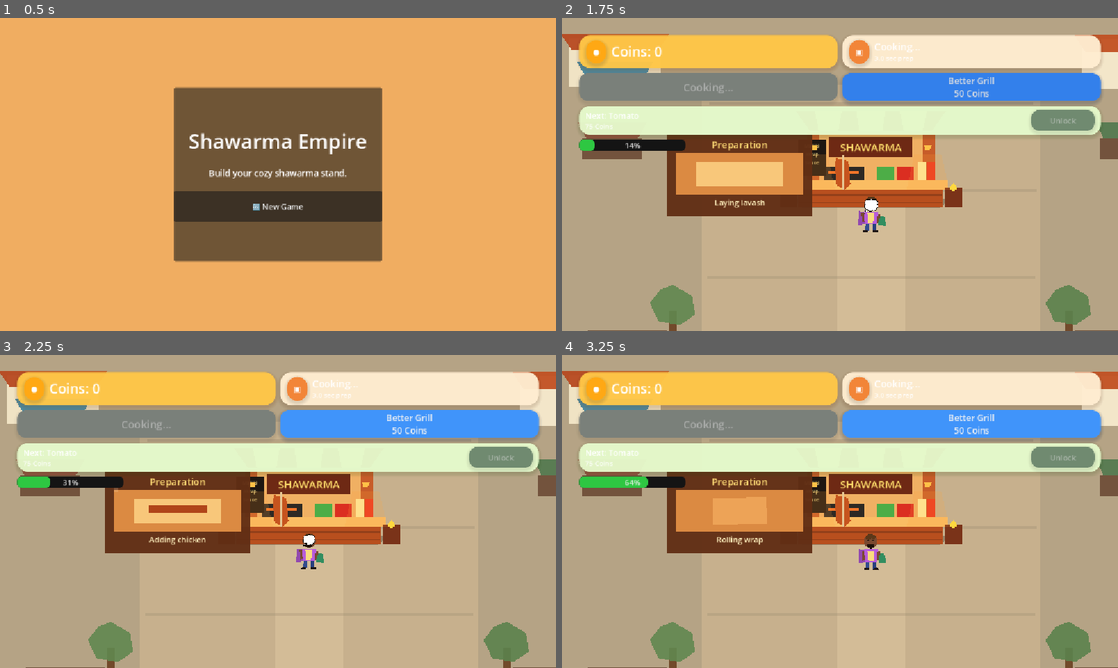
Above: before the commit, frames 1-4 (two rows, left to right).
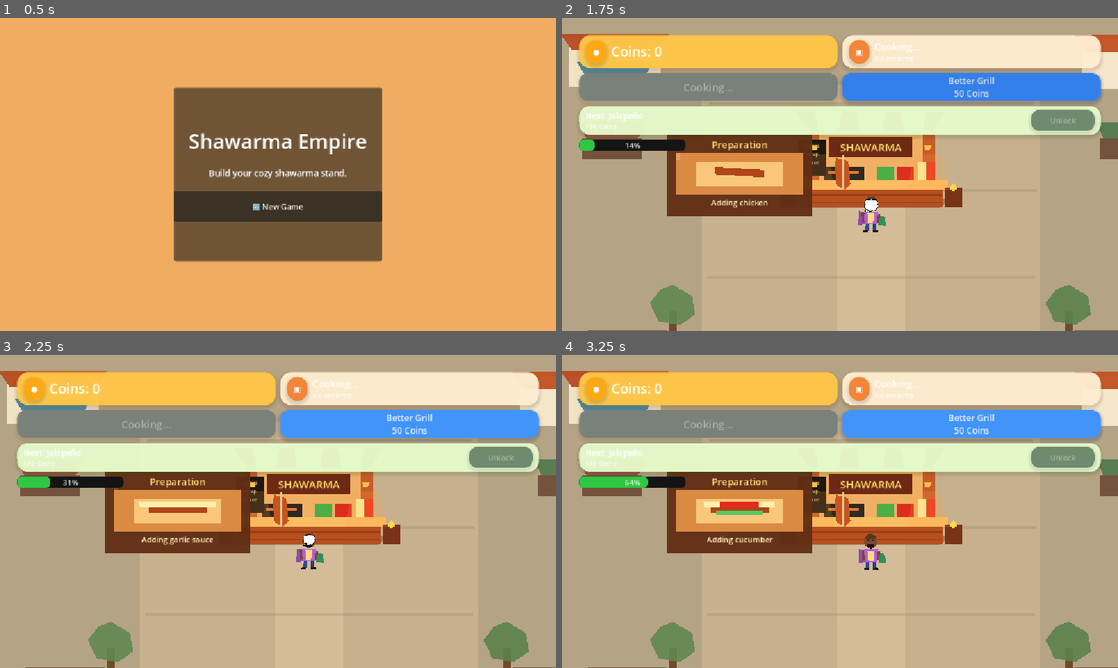
Above: after the commit, the same moments.

Repository: pyto159/ShawarmaEmpire
Game: Godot game, scene res://Scenes/MainMenu.tscn
Same seed, same stepped clock (60 frames per second), same inputs: the game is played once before the commit and once after it.
Inputs:
- Up to frame 1 (0.5 s): no input
- Up to frame 2 (1.75 s): click "🆕 New Game" at 0.5 s; click "Prepare" at 1.25 s
- Up to frame 3 (2.25 s): click "Better Grill 50 Coins" at 2 s
- Up to frame 4 (3.25 s): click "Better Grill 50 Coins" at 2.75 s

Frame 1 is identical in both runs. In frame 2, 0.4% of the frame differs, in the area x 4-37%, y 30-61%; in frame 3, 0.5%; in frame 4, 1.5%, in the area x 4-40%, y 30-61%.
Error in both runs: Cannot call method 'add_theme_stylebox_override' on a null value. (res://Scenes/MainMenu.gd:23)

Commit message:
Bind orders to unlocked ingredients

Diff:
--- a/shawarma-empire/Managers/IngredientManager.gd
+++ b/shawarma-empire/Managers/IngredientManager.gd
@@ -18,6 +18,8 @@
 	INGREDIENT_ID_LAVASH,
 	INGREDIENT_ID_CHICKEN,
 	INGREDIENT_ID_GARLIC_SAUCE,
+	INGREDIENT_ID_TOMATO,
+	INGREDIENT_ID_CUCUMBER,
 ]
 const INGREDIENT_DEFINITIONS: Dictionary = {
 	INGREDIENT_ID_LAVASH: {"display_name": "Lavash", "cost": 0},
@@ -30,8 +32,6 @@
 	INGREDIENT_ID_CHEESE: {"display_name": "Cheese", "cost": 300},
 }
 const INGREDIENT_UNLOCK_ORDER: Array[String] = [
-	INGREDIENT_ID_TOMATO,
-	INGREDIENT_ID_CUCUMBER,
 	INGREDIENT_ID_JALAPENO,
 	INGREDIENT_ID_SPICY_SAUCE,
 	INGREDIENT_ID_CHEESE,
--- a/shawarma-empire/Resources/Recipes/ClassicShawarma.tres
+++ b/shawarma-empire/Resources/Recipes/ClassicShawarma.tres
@@ -1,13 +1,15 @@
-[gd_resource type="Resource" script_class="Recipe" load_steps=5 format=3]
+[gd_resource type="Resource" script_class="Recipe" load_steps=7 format=3]
 
 [ext_resource type="Script" path="res://Scripts/Recipes/Recipe.gd" id="1_recipe"]
 [ext_resource type="Resource" path="res://Resources/Ingredients/Lavash.tres" id="2_lavash"]
 [ext_resource type="Resource" path="res://Resources/Ingredients/Chicken.tres" id="3_chicken"]
 [ext_resource type="Resource" path="res://Resources/Ingredients/GarlicSauce.tres" id="4_garlic_sauce"]
+[ext_resource type="Resource" path="res://Resources/Ingredients/Tomato.tres" id="5_tomato"]
+[ext_resource type="Resource" path="res://Resources/Ingredients/Cucumber.tres" id="6_cucumber"]
 
 [resource]
 script = ExtResource("1_recipe")
 display_name = "Classic Shawarma"
 base_price = 15
 preparation_time = 3.0
-required_ingredients = Array[Resource]([ExtResource("2_lavash"), ExtResource("3_chicken"), ExtResource("4_garlic_sauce")])
+required_ingredients = Array[Resource]([ExtResource("2_lavash"), ExtResource("3_chicken"), ExtResource("4_garlic_sauce"), ExtResource("5_tomato"), ExtResource("6_cucumber")])
--- a/shawarma-empire/Scenes/Customer/Customer.tscn
+++ b/shawarma-empire/Scenes/Customer/Customer.tscn
@@ -1,9 +1,6 @@
-[gd_scene load_steps=7 format=3 uid="uid://customer"]
+[gd_scene load_steps=4 format=3 uid="uid://customer"]
 
 [ext_resource type="Script" path="res://Scripts/Customer/Customer.gd" id="1_customer"]
-[ext_resource type="Resource" path="res://Resources/Recipes/ClassicShawarma.tres" id="2_classic_shawarma"]
-[ext_resource type="Resource" path="res://Resources/Recipes/SpicyShawarma.tres" id="4_spicy_shawarma"]
-[ext_resource type="Resource" path="res://Resources/Recipes/CheeseShawarma.tres" id="5_cheese_shawarma"]
 [ext_resource type="PackedScene" path="res://Scenes/UI/CustomerEmotion.tscn" id="3_customer_emotion"]
 
 [sub_resource type="CapsuleShape2D" id="CapsuleShape2D_customer"]
@@ -12,7 +9,7 @@
 
 [node name="Customer" type="CharacterBody2D"]
 script = ExtResource("1_customer")
-available_recipes = Array[Resource]([ExtResource("2_classic_shawarma"), ExtResource("4_spicy_shawarma"), ExtResource("5_cheese_shawarma")])
+create_order_on_ready = false
 food_visual_path = NodePath("Food")
 
 [node name="Body" type="Node2D" parent="."]
--- a/shawarma-empire/Scenes/Main.gd
+++ b/shawarma-empire/Scenes/Main.gd
@@ -18,6 +18,7 @@
 
 var active_customer: Customer
 var _spawn_timer: Timer = Timer.new()
+var _order_generator: OrderGenerator = OrderGenerator.new()
 
 
 func _ready() -> void:
@@ -83,12 +84,23 @@
 		return
 
 	var customer: Customer = instance as Customer
-	customer.available_recipes = GameManager.get_unlocked_recipes()
+	_assign_customer_order(customer)
 	customer.queue_system_path = CUSTOMER_QUEUE_PATH
 	customer.left.connect(_on_customer_left, CONNECT_ONE_SHOT)
 	AudioManager.play_customer_arrive()
 	customer.join_queue(customer_queue)
 	_update_active_customer()
+
+
+func _assign_customer_order(customer: Customer) -> void:
+	var available_recipes: Array[Recipe] = GameManager.get_unlocked_recipes()
+	customer.available_recipes = available_recipes
+	if customer.has_order():
+		return
+
+	var order: Order = _order_generator.generate_order(available_recipes)
+	if order != null:
+		customer.assign_order(order)
 
 
 func _on_customer_left(_customer: Customer) -> void:
